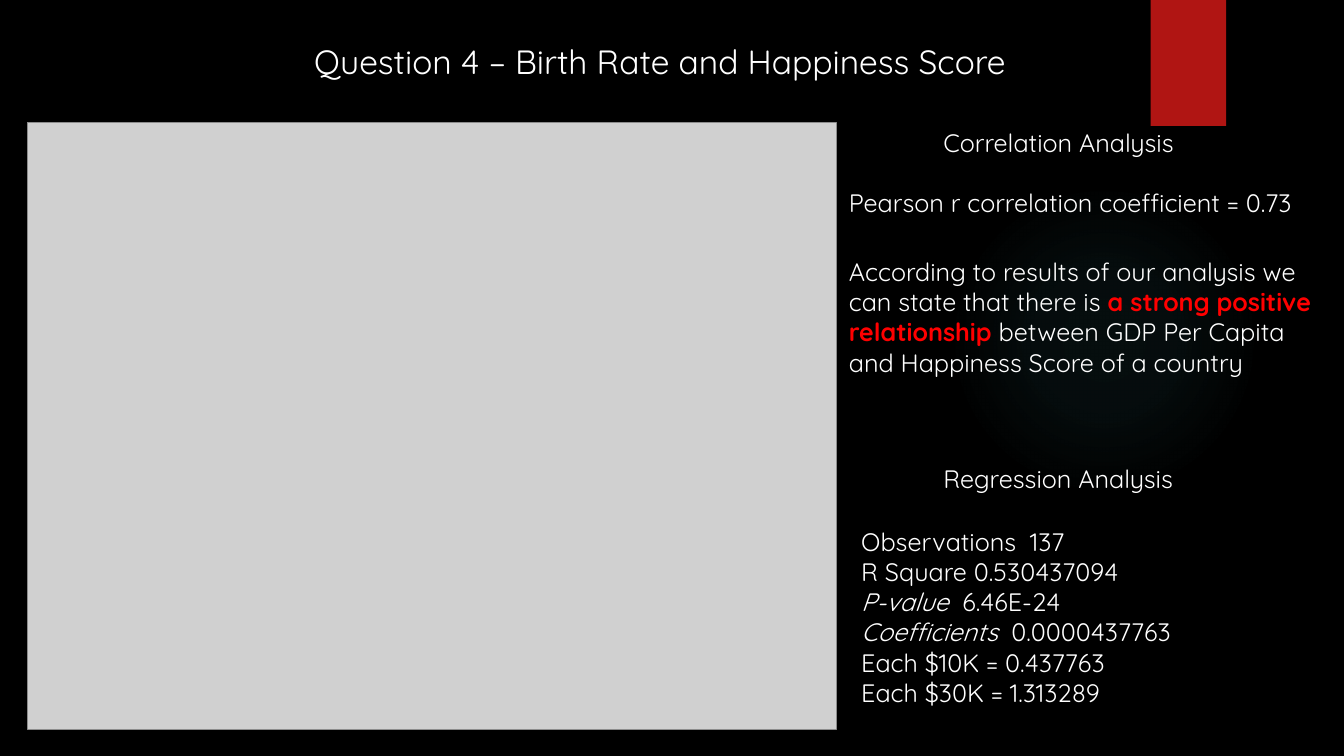
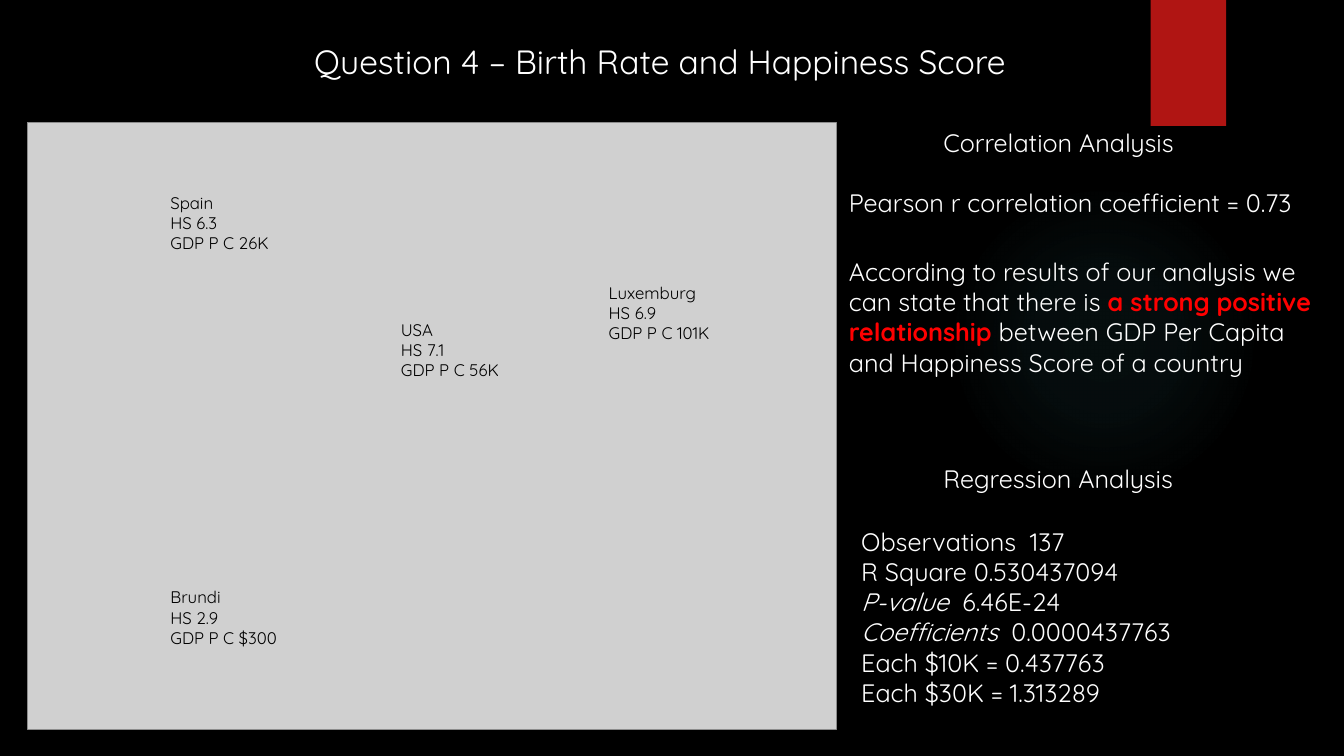
Before and after one commit to sinancengiz/World_Happiness, a slide deck: slide 7 of Project_1_Team_7_Presentation.pptx. Drawn at 1344x756 pixels with LibreOffice and Linux fonts; fonts in the diff are those of the drawing; grey boxes stand for pictures; background and template pictures are left out. Boxes give left, top, right and bottom in pixels: in the first picture for what was removed or moved away, otherwise in the second. Text is boxed around its words. In the diff, an @@ line names an element or a change of style, - is before the commit and + after.

```diff
--- a/Project_1_Team_7_Presentation.pptx
+++ b/Project_1_Team_7_Presentation.pptx
@@ text added at (170,197,269,249), 12 pt, text #000000 @@
+Spain
+HS 6.3
+GDP P C 26K
@@ text added at (609,286,710,339), 12 pt, text #000000 @@
+Luxemburg
+HS 6.9
+GDP P C 101K
@@ text added at (401,324,499,376), 12 pt, text #000000 @@
+USA
+HS 7.1
+GDP P C 56K
@@ text added at (170,591,277,647), 12 pt, text #000000 @@
+Brundi
+HS 2.9
+GDP P C $300
```
Also in this commit, not shown: 1 other slide changed, 1 other file.
